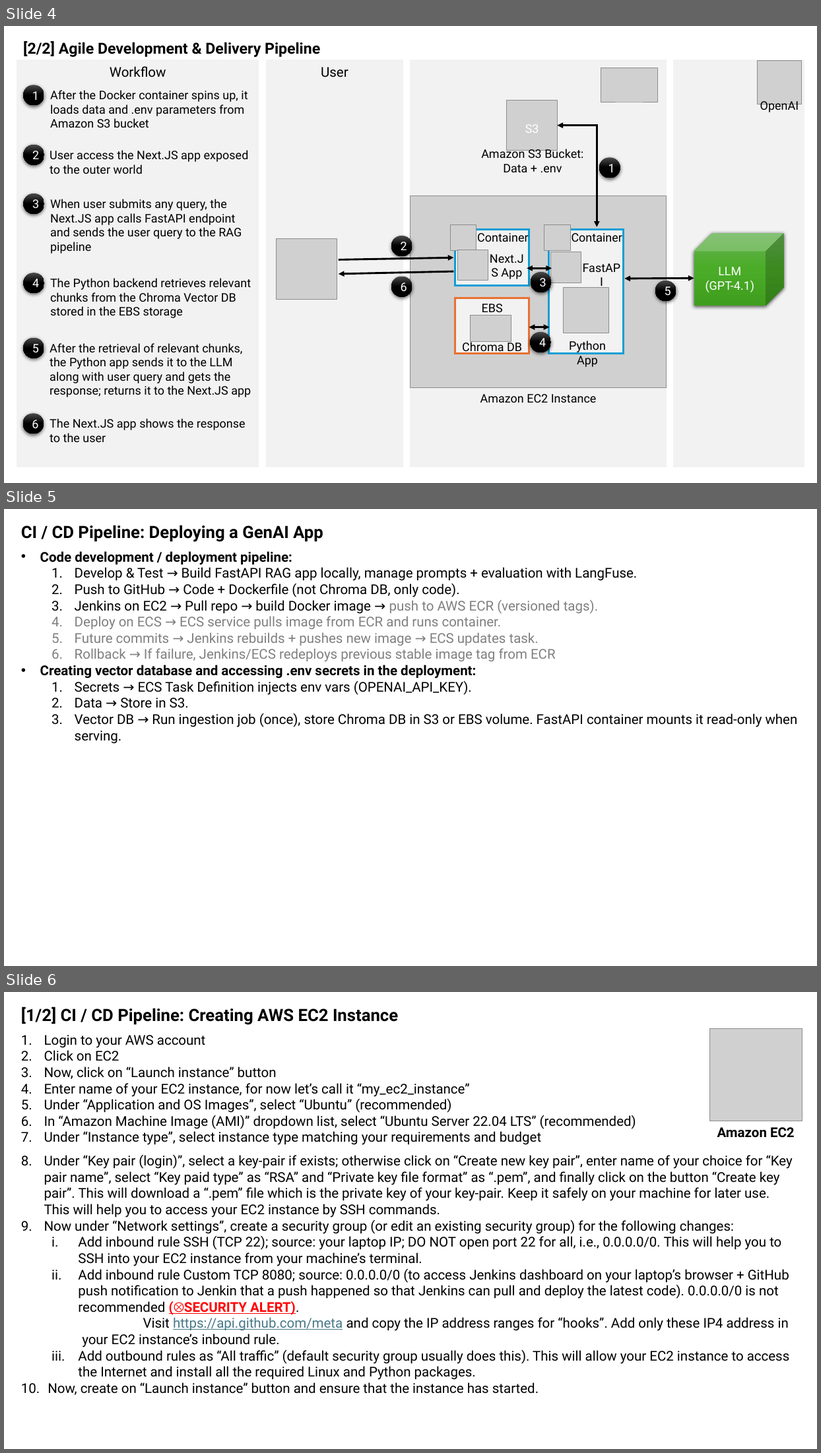
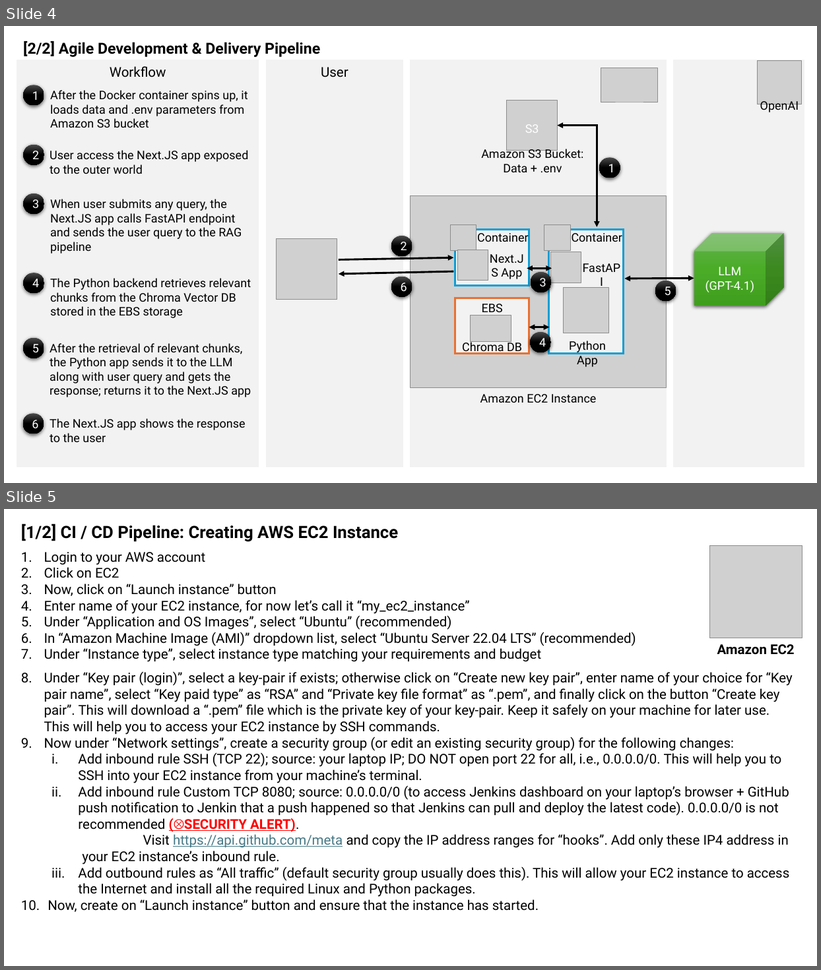
Before and after one commit to sansinghsanjay/sanjays_app, a slide deck: architecture.pptx. Shown one above the other, each under a label of ours: slides 4, 5 and 6 before the commit, slides 4 and 5 after it. The pictures are 821x1453 and 821x970 pixels, drawn with LibreOffice and Linux fonts; fonts in the diff are those of the drawing; grey boxes stand for pictures. Boxes give left, top, right and bottom in pixels: in the first picture for what was removed or moved away, otherwise in the second. Text is boxed around its words. In the diff, an @@ line names an element or a change of style, - is before the commit and + after.

Commit message:
Added Jenkinsfile

```diff
--- a/architecture.pptx
+++ b/architecture.pptx
@@ slide 5 removed at [4,509,817,966], background #FFFFFF @@
@@ text removed at [21,525,323,542] @@
-CI / CD Pipeline: Deploying a GenAI App
@@ text removed at [40,551,798,744] @@
-• Code development / deployment pipeline:
-  1. Develop & Test → Build FastAPI RAG app locally, manage prompts + evaluation with LangFuse.
-  2. Push to GitHub → Code + Dockerfile (not Chroma DB, only code).
-  3. Jenkins on EC2 → Pull repo → build Docker image → push to AWS ECR (versioned tags).
-  4. Deploy on ECS → ECS service pulls image from ECR and runs container.
-  5. Future commits → Jenkins rebuilds + pushes new image → ECS updates task.
-  6. Rollback → If failure, Jenkins/ECS redeploys previous stable image tag from ECR
-• Creating vector database and accessing .env secrets in the deployment:
-  1. Secrets → ECS Task Definition injects env vars (OPENAI_API_KEY).
-  2. Data → Store in S3.
-  3. Vector DB → Run ingestion job (once), store Chroma DB in S3 or EBS volume. FastAPI container mounts it read-only when serving.
@@ what was slide 6 is now slide 5 @@
```
Also in this commit, not shown: 2 slides changed, 1 other file.
